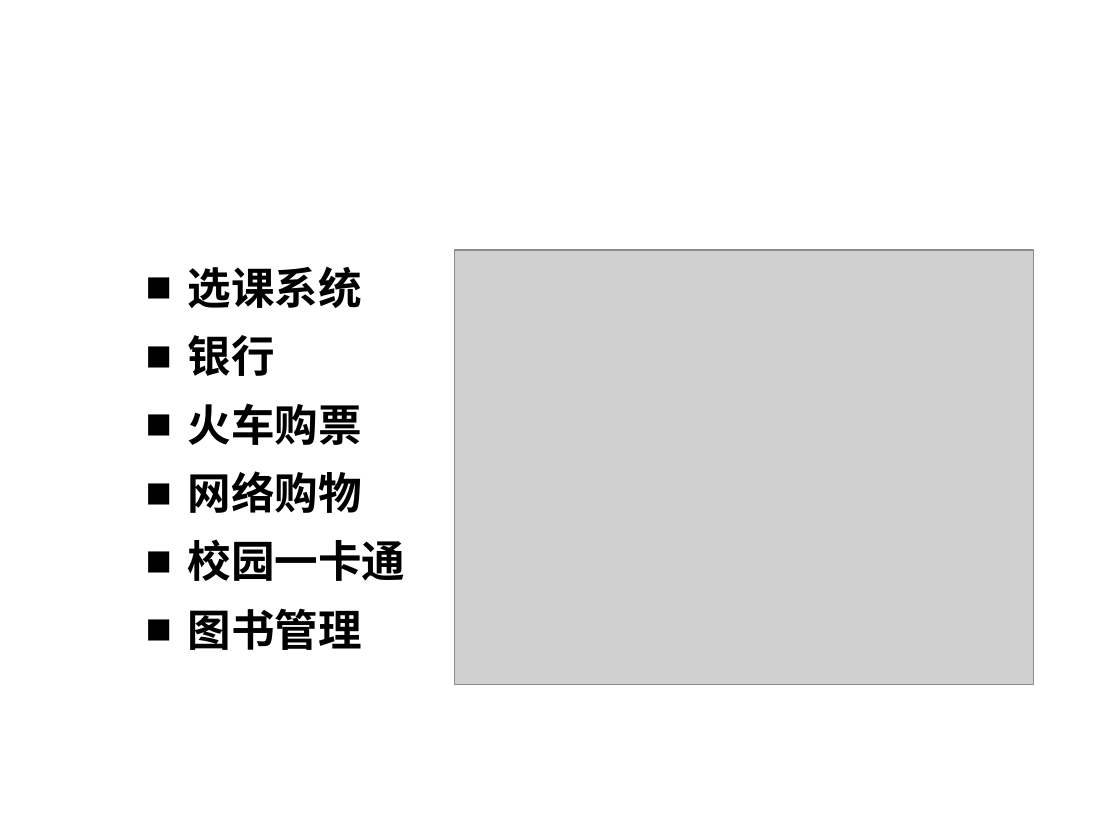
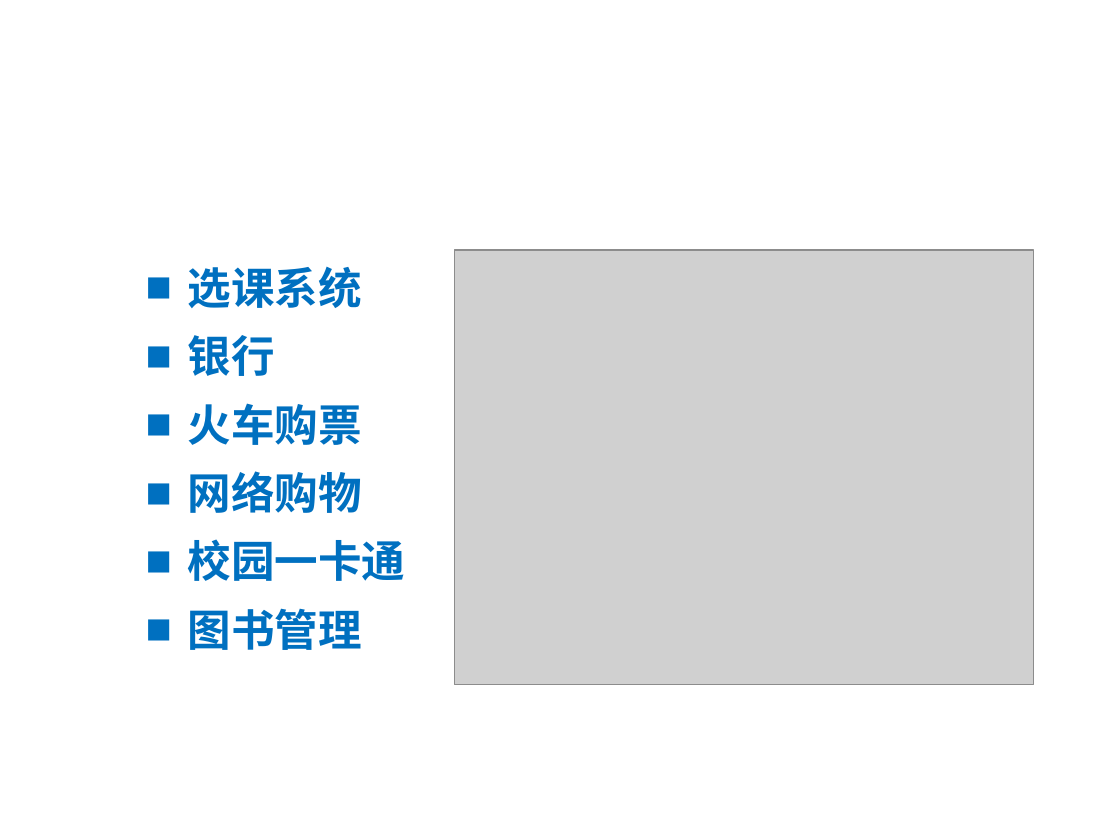
Before and after one commit to HBU/DataBase, a slide deck: slide 2 of PPT/DB第01章.ppt. Drawn at 1120x840 pixels with LibreOffice and Linux fonts; fonts in the diff are those of the drawing; grey boxes stand for pictures; background and template pictures are left out. Boxes give left, top, right and bottom in pixels: in the first picture for what was removed or moved away, otherwise in the second. Text is boxed around its words. In the diff, an @@ line names an element or a change of style, - is before the commit and + after.

```diff
--- a/PPT/DB第01章.ppt
+++ b/PPT/DB第01章.ppt
@@ text "选课系统" at [188,267,406,650]: text colour #000000 to #0070C0; bullet colour #000000 to #0070C0 @@
```
Also in this commit, not shown: 10 other slides changed.
